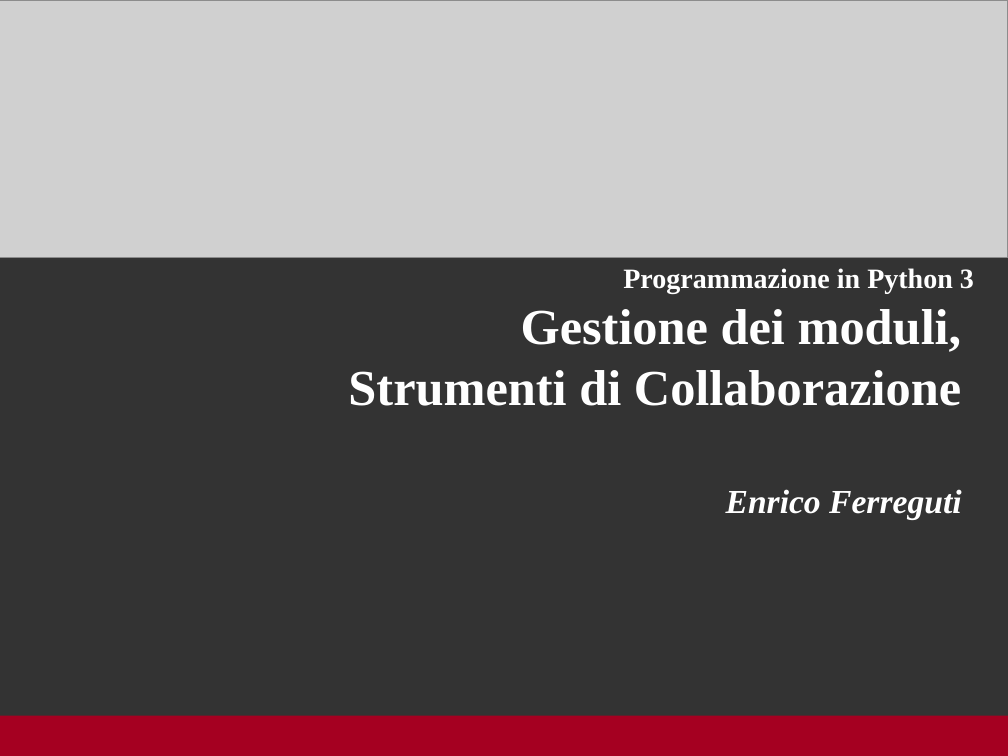
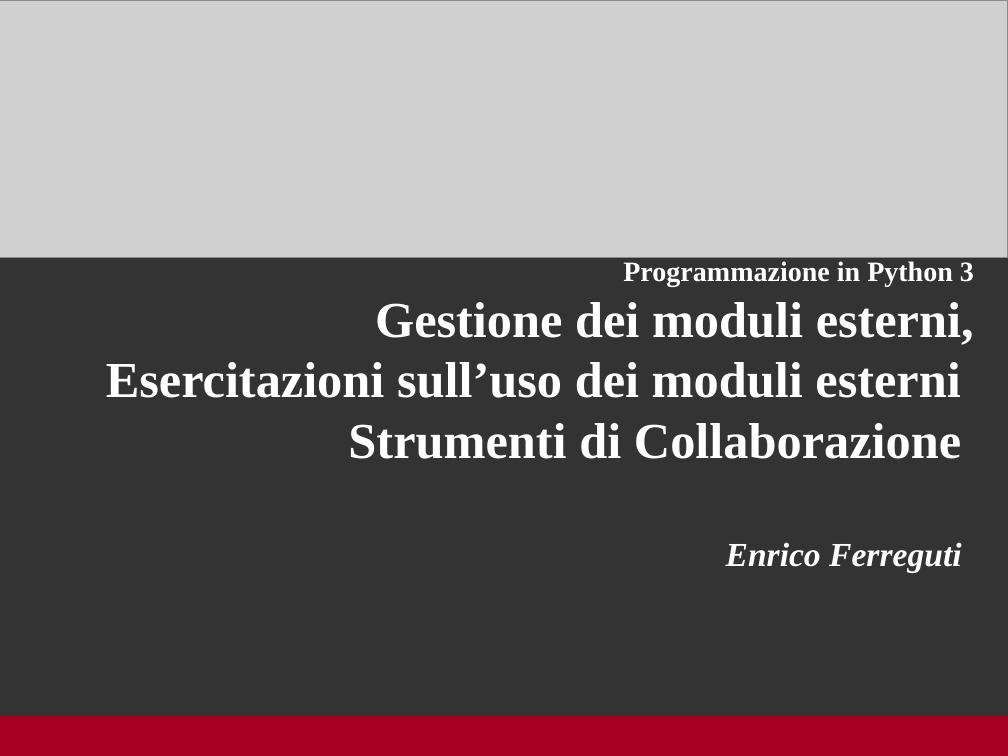
Before and after one commit to enricofer/python_giscience_2020, a slide deck: slide 4 of Copertine.ppt. Drawn at 1008x756 pixels with LibreOffice and Linux fonts; fonts in the diff are those of the drawing; grey boxes stand for pictures; background and template pictures are left out. Boxes give left, top, right and bottom in pixels: in the first picture for what was removed or moved away, otherwise in the second. Text is boxed around its words. In the diff, an @@ line names an element or a change of style, - is before the commit and + after.

```diff
--- a/Copertine.ppt
+++ b/Copertine.ppt
@@ title at <box>106,261,974,573</box>: text changed @@
-Programmazione in Python 3
-Gestione dei moduli,
-Strumenti di Collaborazione
-Enrico Ferreguti
+Programmazione in Python 3
+Gestione dei moduli esterni,
+Esercitazioni sull’uso dei moduli esterni
+Strumenti di Collaborazione
+Enrico Ferreguti
```
Also in this commit, not shown: 10 other files.
